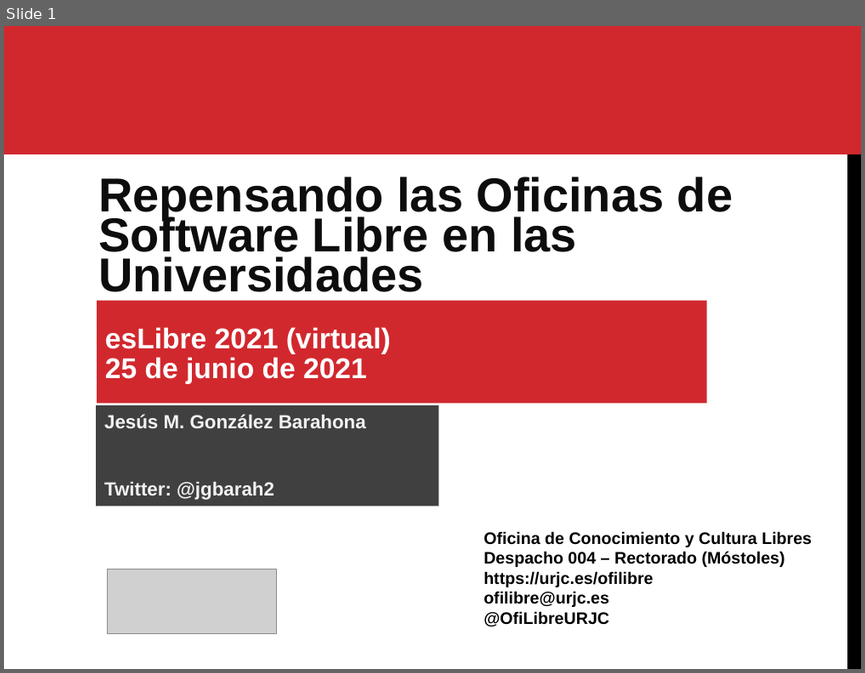
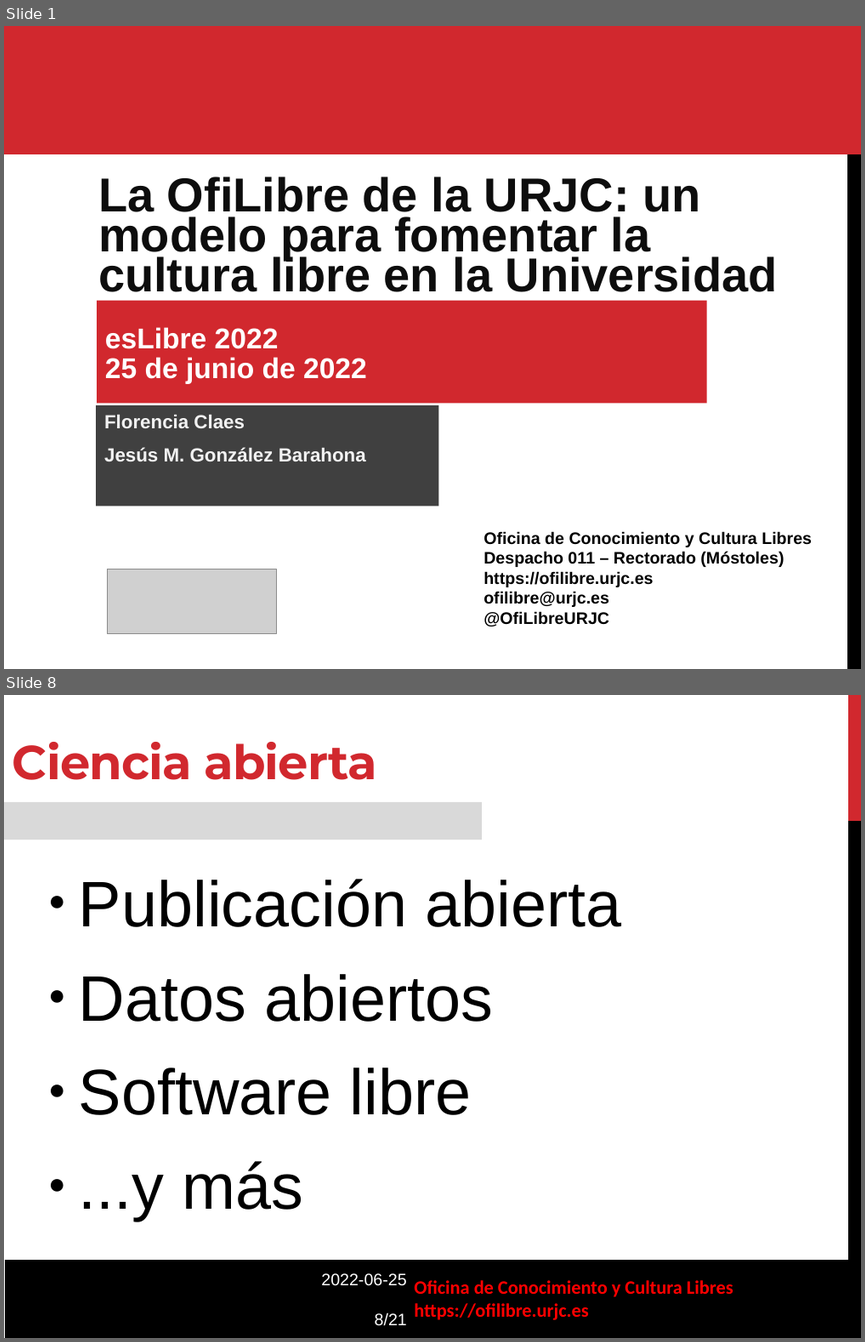
Before and after one commit to gabrielIzquierdo/OfiLibreGabri.github.io, a slide deck: static/transpas/ofilibre/Modelo-OfiLibre.odp. Shown one above the other, each under a label of ours: slide 1 before the commit, slides 1 and 8 after it; the slides between them are not shown. The pictures are 865x673 and 865x1342 pixels, drawn with LibreOffice and Linux fonts; fonts in the diff are those of the drawing; grey boxes stand for pictures; background and template pictures are left out. Boxes give left, top, right and bottom in pixels: in the first picture for what was removed or moved away, otherwise in the second. Text is boxed around its words. In the diff, an @@ line names an element or a change of style, - is before the commit and + after.

Commit message:
Añadiendo charla en esLibre 2022

```diff
--- a/static/transpas/ofilibre/Modelo-OfiLibre.odp
+++ b/static/transpas/ofilibre/Modelo-OfiLibre.odp
@@ slide 8 added at bbox=[4, 695, 861, 1338], background #FFFFFF @@
@@ freeform shape added at bbox=[849, 695, 861, 820], fill #D1282E @@
@@ text added at bbox=[12, 742, 377, 780], 40 pt, text #D1282E, bold @@
+Ciencia abierta
@@ rectangle added at bbox=[4, 802, 481, 839], fill #D9D9D9 @@
@@ freeform shape added at bbox=[849, 817, 861, 1331], fill #000000 @@
@@ text added at bbox=[79, 879, 621, 1220], 54 pt, text #000000 @@
+● Publicación abierta
+● Datos abiertos
+● Software libre
+● ...y más
@@ freeform shape added at bbox=[5, 1259, 861, 1338], fill #000000 @@
@@ text added at bbox=[321, 1273, 407, 1326], 14 pt, text #FFFFFF @@
+2022-06-25
+8/21
@@ text added at bbox=[414, 1280, 733, 1320], 16 pt, text #FF0000, bold @@
+Oficina de Conocimiento y Cultura Libres
+https://ofilibre.urjc.es
@@ slide 1 changed as well @@
@@ text at bbox=[98, 176, 778, 292]: text changed @@
-Repensando las Oficinas de Software Libre en las Universidades
+La OfiLibre de la URJC: un modelo para fomentar la cultura libre en la Universidad
@@ text in rectangle at bbox=[105, 327, 367, 384]: text changed @@
-esLibre 2021 (virtual)
-25 de junio de 2021
+esLibre 2022
+25 de junio de 2022
@@ text in rectangle at bbox=[104, 414, 245, 428]: paragraph added @@
+Florencia Claes
@@ text in rectangle at bbox=[104, 482, 274, 499]: paragraph removed @@
-Twitter: @jgbarah2
@@ text at bbox=[483, 550, 783, 587]: text changed @@
-Despacho 004 – Rectorado (Móstoles)
-https://urjc.es/ofilibre
+Despacho 011 – Rectorado (Móstoles)
+https://ofilibre.urjc.es
```
Also in this commit, not shown: 15 other slides changed, 4 other slides added, 6 slides removed, 5 other files.
